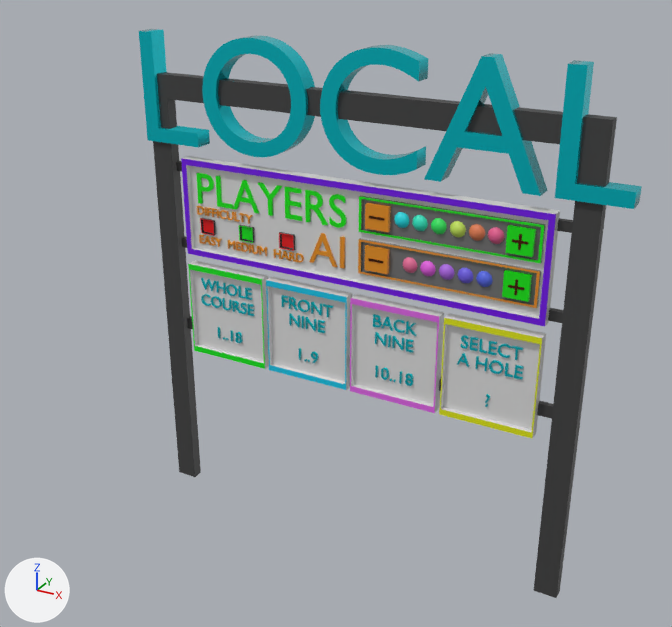
The Blender file assets/blend_files/menu_local.blend as it was, and as the next commit left it.
Rendered twice from a 50 mm camera at (32.7, -62.4, 52.1) aimed at (-1.0, -1.2, 21.5). The axes (+X, +Y, +Z) are drawn at lower left. The lights are the same throughout.

Script lines for the objects in view, before the commit:
```python
ob_ai_golfball_1 = bpy.data.objects.new('ai_golfball_1', me_icosphere_011)
ob_ai_golfball_1.location = (5.11, 0.0, 26.55)
ob_ai_golfball_2 = bpy.data.objects.new('ai_golfball_2', me_icosphere_010)
ob_ai_golfball_2.location = (6.62, 0.0, 26.55)
ob_ai_golfball_3 = bpy.data.objects.new('ai_golfball_3', me_icosphere_009)
ob_ai_golfball_3.location = (8.16, 0.0, 26.55)
ob_ai_golfball_4 = bpy.data.objects.new('ai_golfball_4', me_icosphere_008)
ob_ai_golfball_4.location = (9.68, 0.0, 26.55)
ob_ai_golfball_5 = bpy.data.objects.new('ai_golfball_5', me_icosphere_007)
ob_ai_golfball_5.location = (11.19, 0.0, 26.55)
ob_difficulty_sybtext = bpy.data.objects.new('difficulty_sybtext', txt_text_003)
ob_difficulty_sybtext.location = (-15.06, -0.24, 25.0)
ob_difficulty_sybtext.rotation_euler = (1.571, 0.0, 0.0)  # degrees (90, 0, 0)
ob_difficulty_sybtext.scale = (1.08, 1.08, 1.0)
ob_player_count_border = bpy.data.objects.new('player_count_border', me_cube_016)
ob_player_count_border.location = (8.04, -0.29, 30.04)
ob_player_count_border.scale = (2.0, 1.0, 0.751)
ob_sign_body = bpy.data.objects.new('sign_body', me_main_menu_interface_sign_body)
ob_sign_body.location = (0.0, 0.0, 38.27)
# also in view: 'player_sgn' at (0.0, -0.2, 28.2); 'play_style_select_a_hole' at (12.2, -0.2, 18.7); 'map_set_text_tutorial' at (12.1, -0.2, 18.8); 'players_text' at (-7.7, -0.2, 30.0); 'ai_count_border' at (8.0, -0.3, 26.6)
```
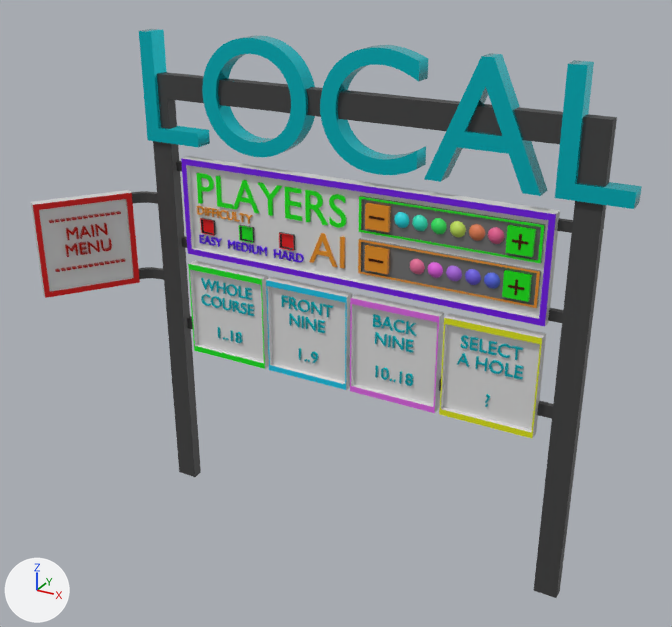
Where the change shows, as pixel boxes [x1, y1, x2, y2] in the pictures (672 x 627 px):
'sign_body', reshaped: before [153, 72, 617, 598]; after [132, 72, 617, 598]
'main_menu_board', added: after [31, 190, 140, 298]
'main_menu_text', added: after [49, 211, 125, 272]
'difficulty_sybtext', recoloured: [199, 235, 304, 263] in both
'ai_golfball_5', moved: before [476, 271, 493, 287]; after [484, 273, 500, 289]
'ai_golfball_4', moved: before [457, 268, 473, 283]; after [465, 269, 481, 285]
'ai_golfball_3', moved: before [439, 264, 455, 280]; after [446, 266, 462, 281]
'ai_golfball_2', moved: before [420, 261, 436, 276]; after [427, 262, 443, 278]
'ai_golfball_1', moved: before [403, 257, 418, 273]; after [410, 259, 425, 274]
part 1 of me_main_menu_interface_sign_body, built on: before [155, 169, 190, 320]; after [132, 169, 190, 320]

Diff of the bpy script that builds the scene:
```diff
--- a/assets/blend_files/menu_local.blend.py
+++ b/assets/blend_files/menu_local.blend.py
@@ mat_material_047 @@
 mat_material_047 = principled_material('Material.047')
-mat_material_047.base_color = (0.806, 0.283, 0.0111)  # orange #e8911b
+mat_material_047.base_color = (0.0986, 0.0, 0.807)  # purple #5800e8
@@ me_main_menu_interface_sign_body @@
-me_main_menu_interface_sign_body.from_pydata(...)  # 76 vertices, 74 faces; spans x -19.3..19.3, y -0.5..0.5, z -38.2..1.0
+me_main_menu_interface_sign_body.from_pydata(...)  # 124 vertices, 122 faces; spans x -22.3..19.3, y -1.5..0.5, z -38.2..1.0
+# me_main_menu_interface_sign_body part 1
+# 8 faces are deleted
+# 40 vertices are added at x -22.3..-17.3, y -1.1..0.5, z -17.7..-9.6
+# 8 new vertices lie (0.4, -0.4, 0.0) away from vertices in x -22.3..-21.6, y -1.1..-0.2, z -17.7..-9.6
+# 56 new faces join them
 me_main_menu_interface_sign_body.materials.append(mat_material)
@@ txt_main_menu_text @@
+txt_main_menu_text = bpy.data.curves.new('main_menu_text', 'FONT')
+txt_main_menu_text.body = '-------------\nMAIN\nMENU\n-------------'
+txt_main_menu_text.materials.append(mat_material_001)  # red #e71300
+txt_main_menu_text.extrude = 0.2
+txt_main_menu_text.align_x = 'CENTER'
@@ ob_ai_golfball_5 @@
 ob_ai_golfball_5 = bpy.data.objects.new('ai_golfball_5', me_icosphere_007)
-ob_ai_golfball_5.location = (11.19, 0.0, 26.55)
+ob_ai_golfball_5.location = (11.79, 0.0, 26.55)
@@ ob_ai_golfball_4 @@
 ob_ai_golfball_4 = bpy.data.objects.new('ai_golfball_4', me_icosphere_008)
-ob_ai_golfball_4.location = (9.68, 0.0, 26.55)
+ob_ai_golfball_4.location = (10.28, 0.0, 26.55)
@@ ob_ai_golfball_3 @@
 ob_ai_golfball_3 = bpy.data.objects.new('ai_golfball_3', me_icosphere_009)
-ob_ai_golfball_3.location = (8.16, 0.0, 26.55)
+ob_ai_golfball_3.location = (8.76, 0.0, 26.55)
@@ ob_ai_golfball_2 @@
 ob_ai_golfball_2 = bpy.data.objects.new('ai_golfball_2', me_icosphere_010)
-ob_ai_golfball_2.location = (6.62, 0.0, 26.55)
+ob_ai_golfball_2.location = (7.22, 0.0, 26.55)
@@ ob_ai_golfball_1 @@
 ob_ai_golfball_1 = bpy.data.objects.new('ai_golfball_1', me_icosphere_011)
-ob_ai_golfball_1.location = (5.11, 0.0, 26.55)
+ob_ai_golfball_1.location = (5.71, 0.0, 26.55)
@@ ob_main_menu_text @@
+ob_main_menu_text = bpy.data.objects.new('main_menu_text', txt_main_menu_text)
+ob_main_menu_text.location = (-24.15, -4.5, 26.76)
+ob_main_menu_text.rotation_euler = (1.571, 0.0, 0.951)  # degrees (90, 0, 54)
+ob_main_menu_text.scale = (1.5, 1.5, 1.0)
@@ ob_main_menu_board @@
+ob_main_menu_board = bpy.data.objects.new('main_menu_board', me_main_menu_board)  # 97 vertices, 93 faces; spans x -2.11..2.13, y -0.7..0.28, z -5.69..5.69; in mat_material_002 (white #e7e7e7), mat_material_004 (red #e80500)
+ob_main_menu_board.location = (-24.61, -4.24, 24.54)
+ob_main_menu_board.rotation_euler = (0.0, 0.0, 0.951)  # degrees (0, 0, 54)
+ob_main_menu_board.scale = (2.0, 1.0, 0.751)
```
